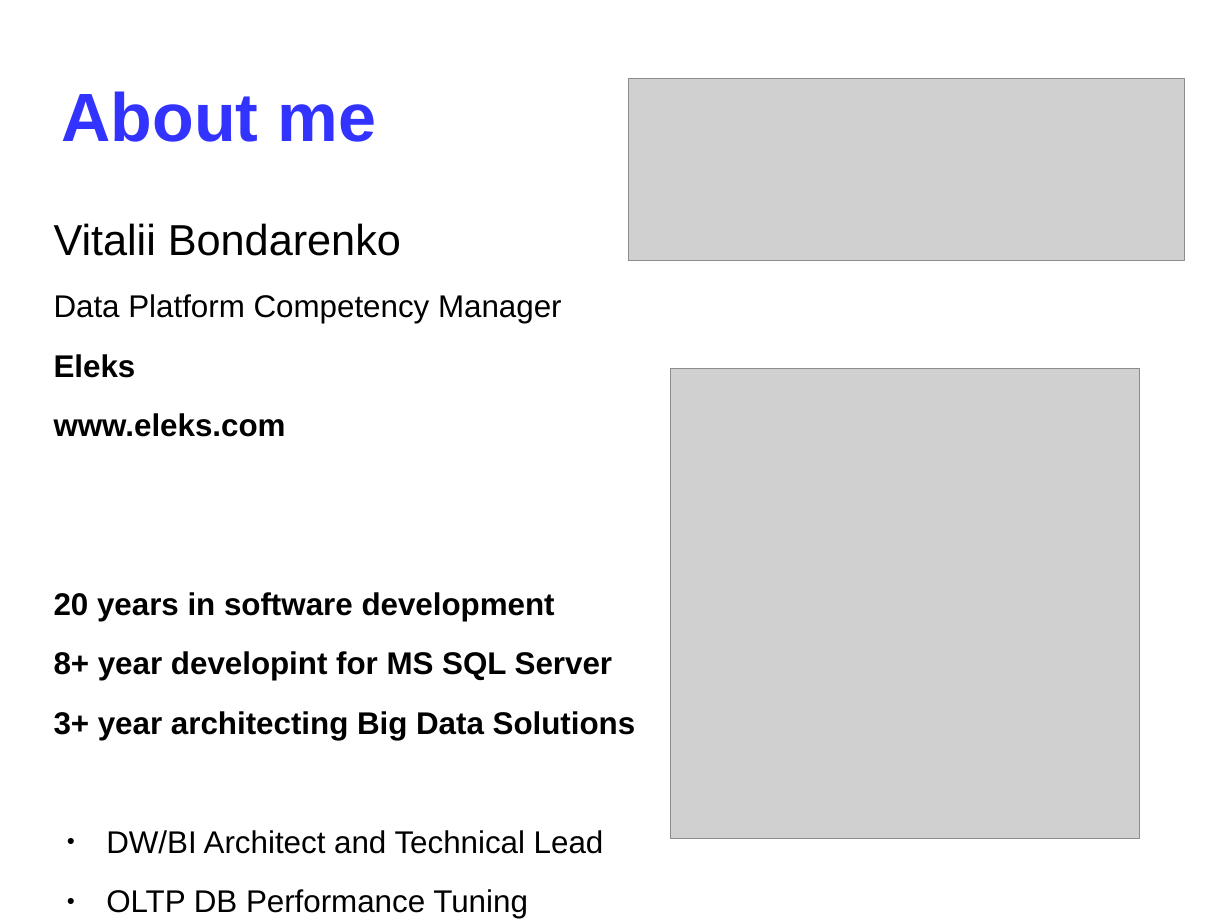
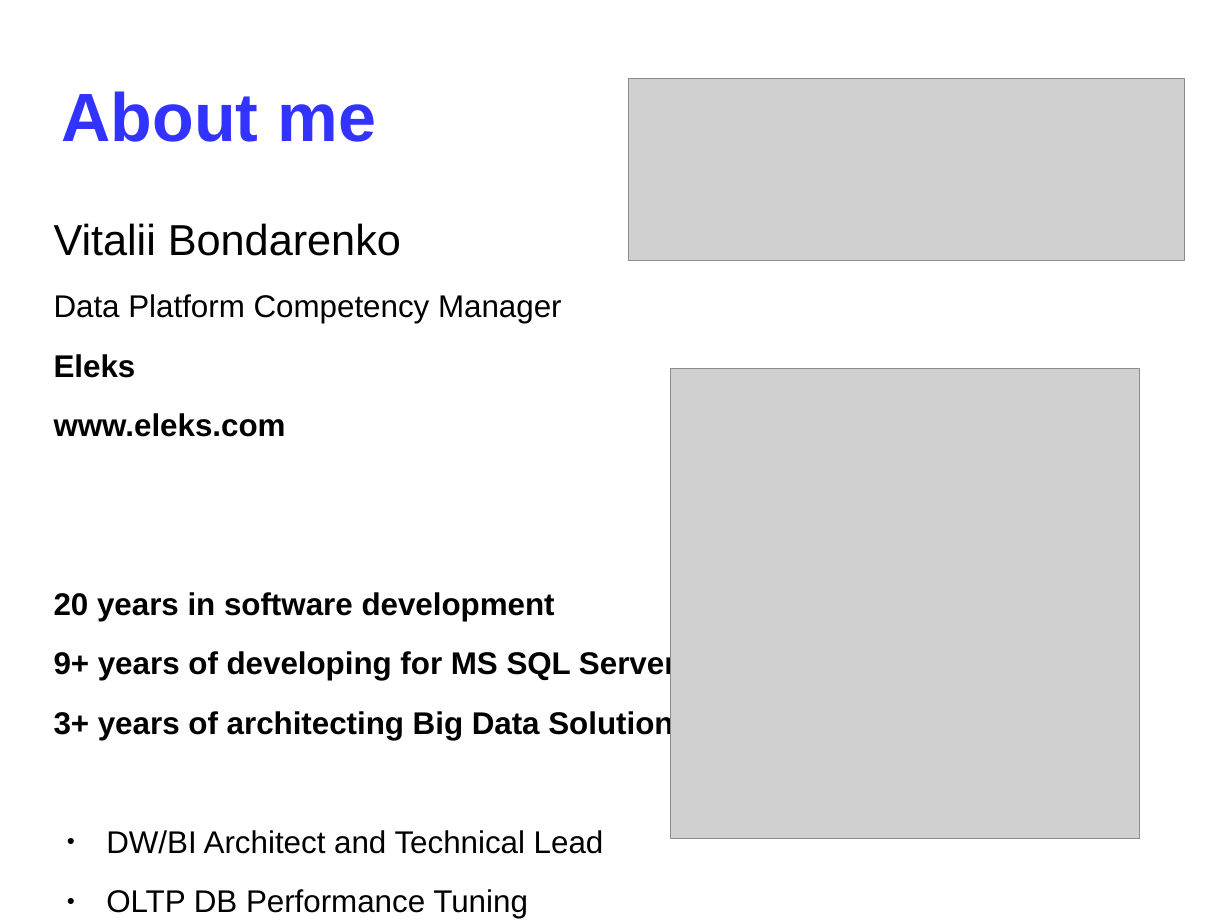
Before and after one commit to ichMaster/ich_dev, a slide deck: slide 3 of HDInsight-Spark/Spark.odp. Drawn at 1232x924 pixels with LibreOffice and Linux fonts; fonts in the diff are those of the drawing; grey boxes stand for pictures. Boxes give left, top, right and bottom in pixels: in the first picture for what was removed or moved away, otherwise in the second. Text is boxed around its words. In the diff, an @@ line names an element or a change of style, - is before the commit and + after.

```diff
--- a/HDInsight-Spark/Spark.odp
+++ b/HDInsight-Spark/Spark.odp
@@ text at box(54, 649, 691, 740): text changed @@
-8+ year developint for MS SQL Server
-3+ year architecting Big Data Solutions
+9+ years of developing for MS SQL Server
+3+ years of architecting Big Data Solutions
```
Also in this commit, not shown: 3 other slides changed, 1 slide removed, 9 other files.
